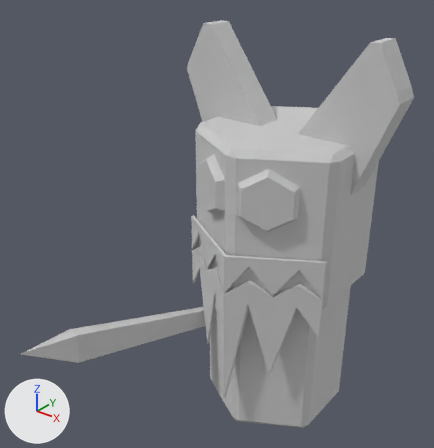
Two versions of the FBX model Assets/Game/Meshes/Builder_Blue.FBX, one commit apart.
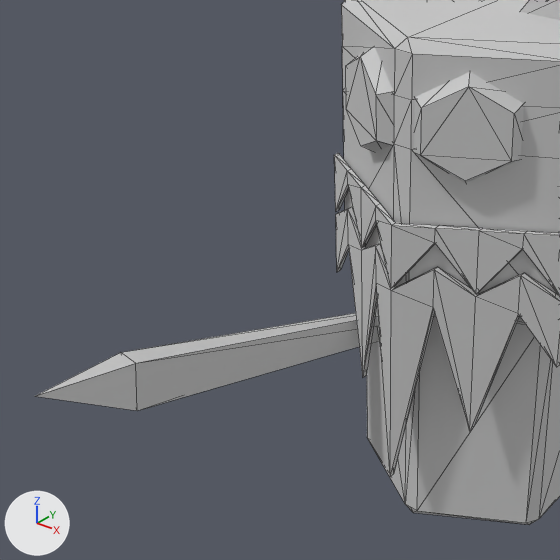
Old and new are each drawn whole from a 50 mm camera at (189.0, -304.0, 308.0) aimed at (-18.0, -46.0, 147.0) and again close up on the part from 0% to 74% of the width and 28% to 100% of the height. Every picture has the same lights, and +X, +Y and +Z are marked at lower left. The close-ups show mesh edges as thin lines. Where no turn or scale is listed for an object, it has been applied to the vertices.

The scene before the commit, as lines of its bpy script (objects in view):
```python
me_mesh = bpy.data.meshes.new('Mesh')
me_mesh.from_pydata(...)  # 223 vertices, 369 faces; spans x -84.0..72.0, y -152.0..56.0, z 0.0..258.0
me_mesh.materials.append(mat_builderbluemat)  # light grey #cacaca
ob_builder_blue = bpy.data.objects.new('Builder_Blue', me_mesh)
ob_builder_blue.location = (0.0, 0.0, 0.0)
```
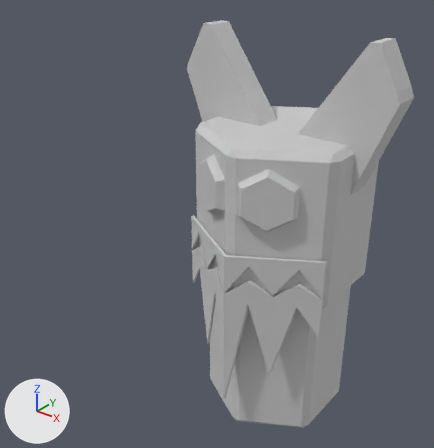
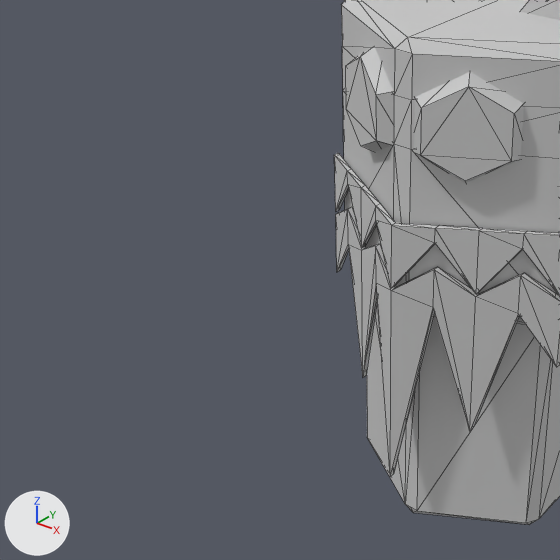
Where the change shows, as pixel boxes [x1, y1, x2, y2] in the close-ups (560 x 560 px):
'Builder_Blue', reshaped
    before: [36, 0, 560, 525]
    after: [334, 0, 560, 525]
part 1 of me_mesh, deleted
    before: [36, 313, 378, 411]

Patch to the scene script:
```diff
--- a/Assets/Game/Meshes/Builder_Blue.FBX.py
+++ b/Assets/Game/Meshes/Builder_Blue.FBX.py
@@ me_mesh @@
 me_mesh.from_pydata(...)  # 223 vertices, 369 faces; spans x -84.0..72.0, y -152.0..56.0, z 0.0..258.0
 # used by ob_builder_blue; location = (0.0, 0.0, 0.0)
+# me_mesh part 1: the loose piece of 7 vertices spanning x -84.0..-9.0, y -152.0..21.0, z 60.0..87.0 is deleted
 me_mesh.materials.append(mat_builderbluemat)
```
